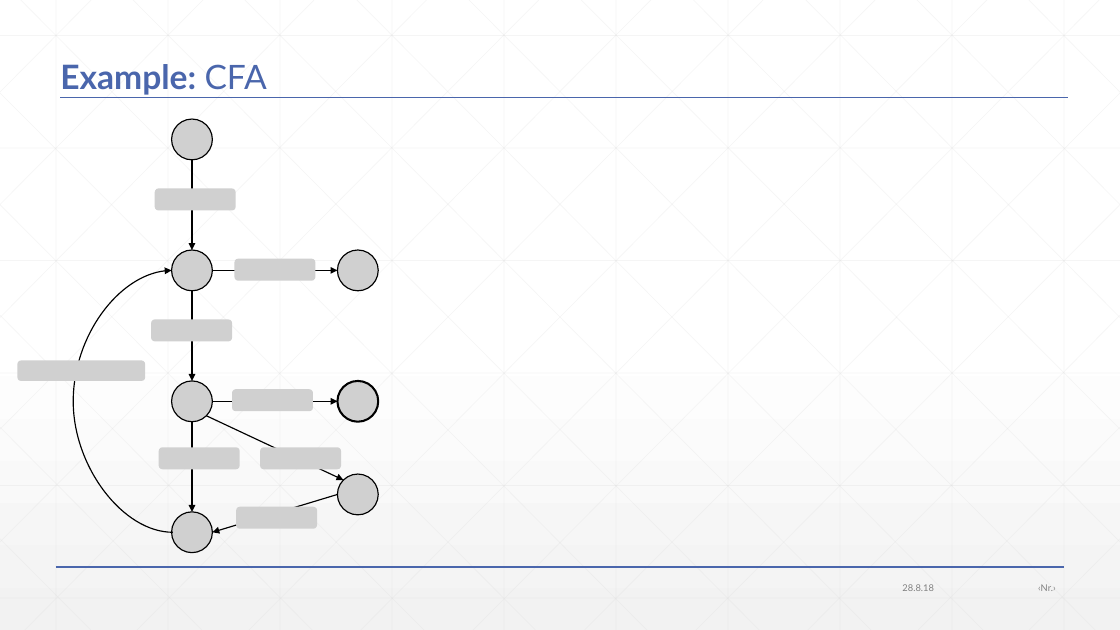
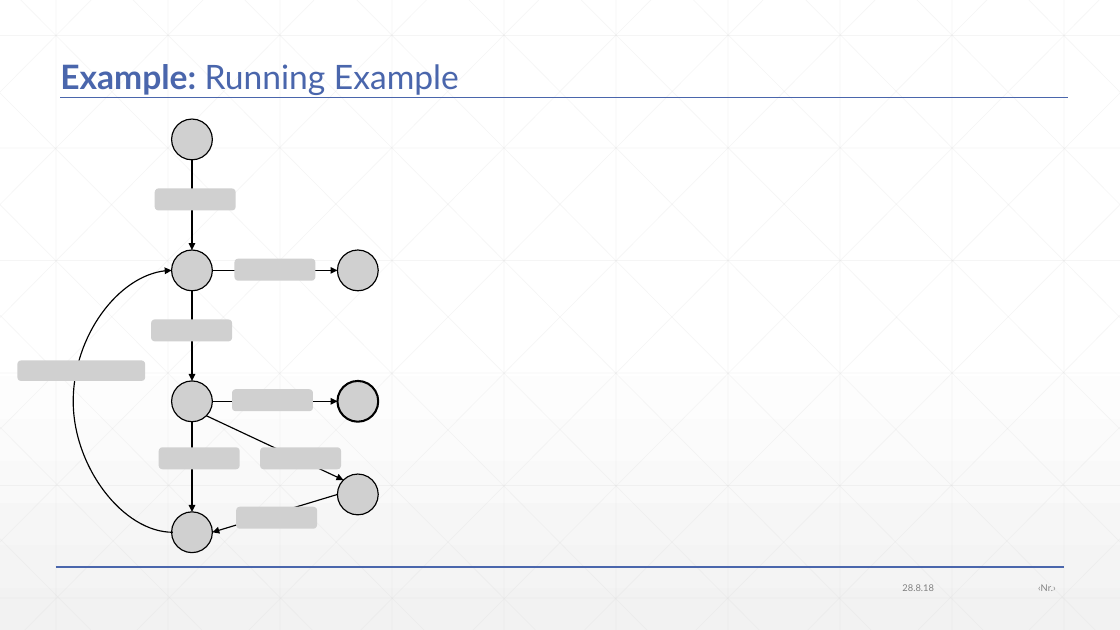
Before and after one commit to JonasWerner/BachelorThesis, a slide deck: slide 11 of Presentation/pdr_presentation_v2.pptx (slide 6 before the commit). Drawn at 1120x630 pixels with LibreOffice and Linux fonts; fonts in the diff are those of the drawing; grey boxes stand for pictures. Boxes give left, top, right and bottom in pixels: in the first picture for what was removed or moved away, otherwise in the second. Text is boxed around its words. In the diff, an @@ line names an element or a change of style, - is before the commit and + after.

Commit message:
Continued Example, added Motivation, Datastructures, overview

```diff
--- a/Presentation/pdr_presentation_v2.pptx
+++ b/Presentation/pdr_presentation_v2.pptx
@@ title at (60,64,459,95): text changed; bold off @@
-Example: CFA
+Example: Running Example
```
Also in this commit, not shown: 6 other slides changed, 18 slides added, 1 other file.
